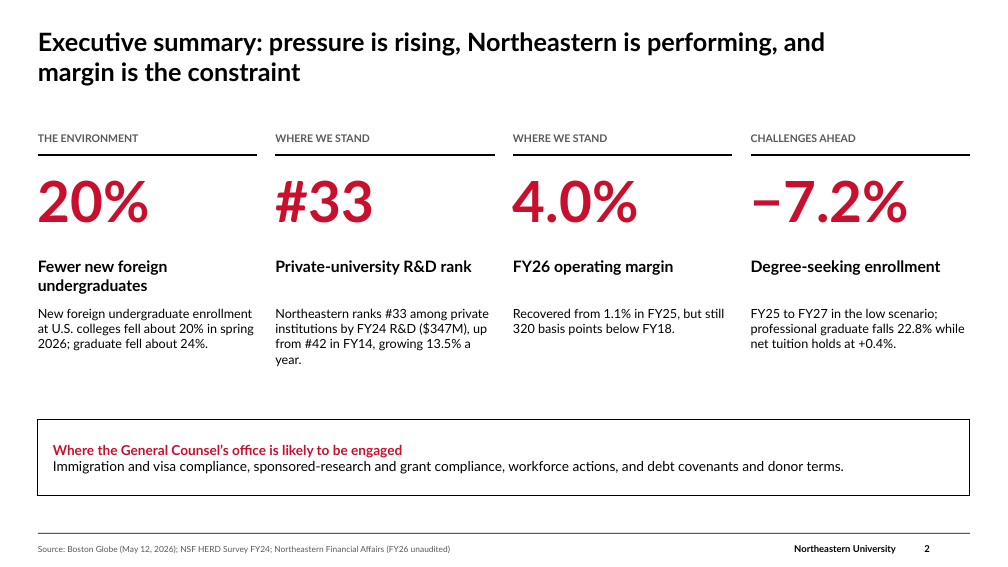
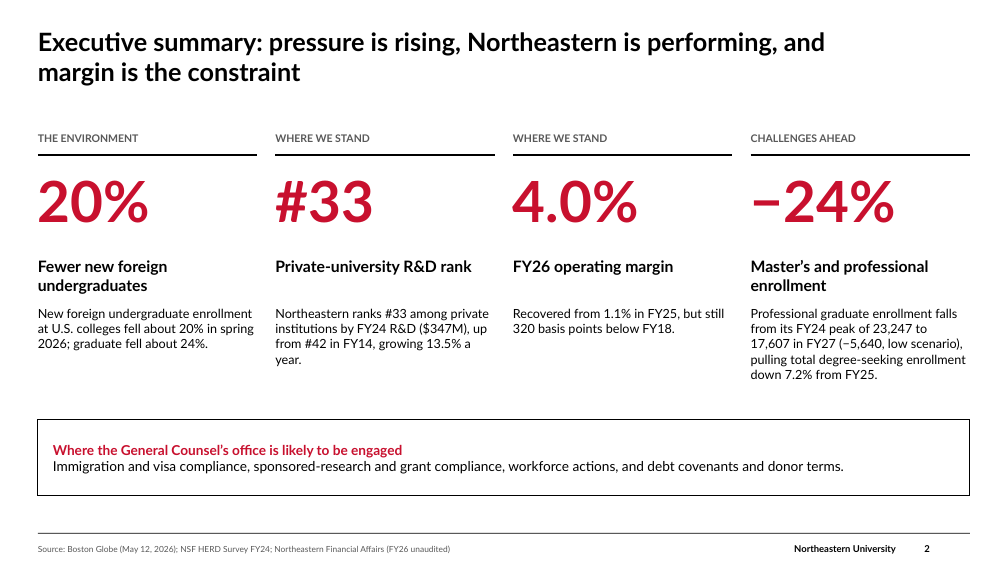
Before and after one commit to brettcsweet/Tonys-repo, a slide deck: slide 2 of GC_Financial_Update_2026-09-30.pptx. Drawn at 1008x567 pixels with LibreOffice and Linux fonts; fonts in the diff are those of the drawing; background and template pictures are left out. Boxes give left, top, right and bottom in pixels: in the first picture for what was removed or moved away, otherwise in the second. Text is boxed around its words. In the diff, an @@ line names an element or a change of style, - is before the commit and + after.

```diff
--- a/GC_Financial_Update_2026-09-30.pptx
+++ b/GC_Financial_Update_2026-09-30.pptx
@@ text at bbox=[751, 180, 896, 223]: text changed @@
-−7.2%
+−24%
@@ text at bbox=[751, 260, 929, 291]: text changed @@
-Degree-seeking enrollment
+Master’s and professional enrollment
@@ text at bbox=[751, 308, 965, 379]: text changed @@
-FY25 to FY27 in the low scenario; professional graduate falls 22.8% while net tuition holds at +0.4%.
+Professional graduate enrollment falls from its FY24 peak of 23,247 to 17,607 in FY27 (−5,640, low scenario), pulling total degree-seeking enrollment down 7.2% from FY25.
```
Also in this commit, not shown: 41 other slides changed, 2 slides removed.
